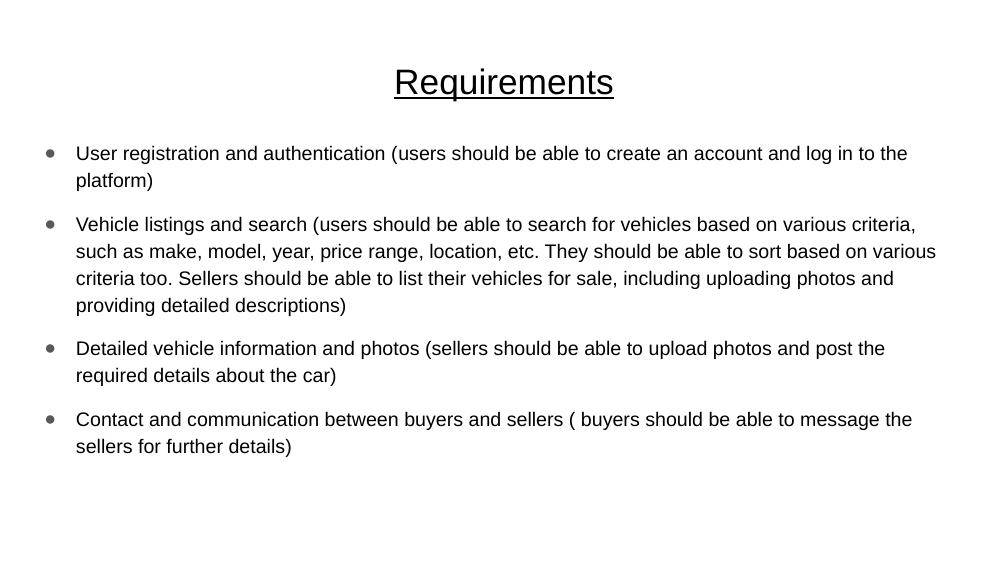
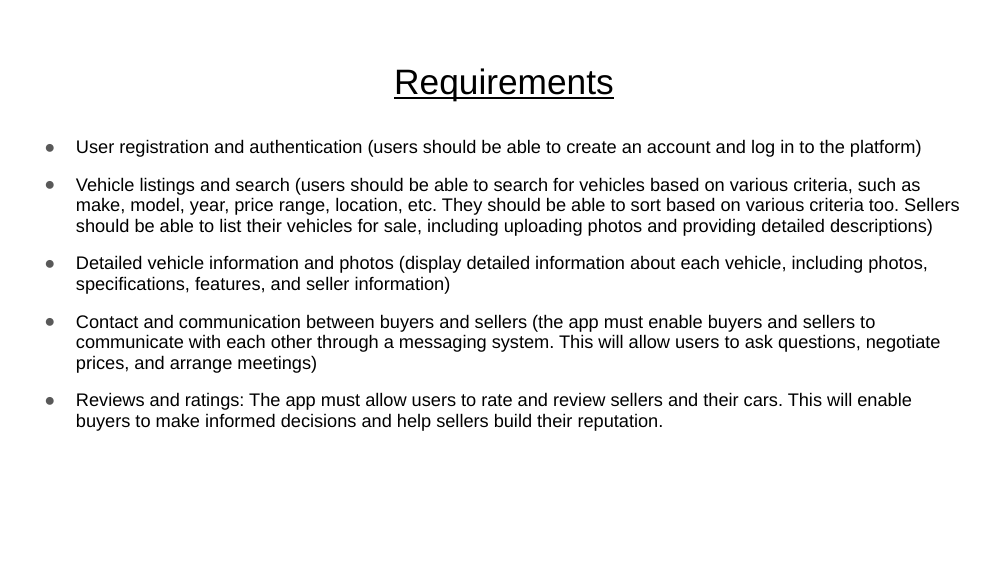
Before and after one commit to AndreiGhita2002/WAD_Car_Market, a slide deck: slide 3 of Design Specification.pptx. Drawn at 1008x567 pixels with LibreOffice and Linux fonts; fonts in the diff are those of the drawing. Boxes give left, top, right and bottom in pixels: in the first picture for what was removed or moved away, otherwise in the second. Text is boxed around its words. In the diff, an @@ line names an element or a change of style, - is before the commit and + after.

Commit message:
added another requirement

```diff
--- a/Design Specification.pptx
+++ b/Design Specification.pptx
@@ text at <box>76,139,960,236</box>: size 14 to 12.9 pt in "User registration and authentication (users should be ...", "Vehicle listings and search (users should be ..."; line spacing 1.15 to 0.95 @@
@@ text at <box>76,255,941,431</box>: text changed; size 14 to 12.9 pt @@
-● Detailed vehicle information and photos (sellers should be able to upload photos and post the required details about the car)
-● Contact and communication between buyers and sellers ( buyers should be able to message the sellers for further details)
+● Detailed vehicle information and photos (display detailed information about each vehicle, including photos, specifications, features, and seller information)
+● Contact and communication between buyers and sellers (the app must enable buyers and sellers to communicate with each other through a messaging system. This will allow users to ask questions, negotiate prices, and arrange meetings)
+● Reviews and ratings: The app must allow users to rate and review sellers and their cars. This will enable buyers to make informed decisions and help sellers build their reputation.
```
Also in this commit, not shown: 1 other slide changed.
